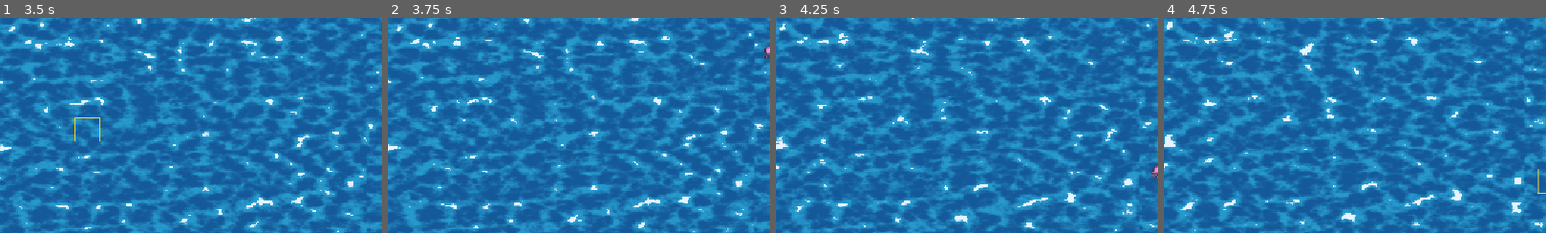
Above: before the commit, frames 1-4 (left to right).
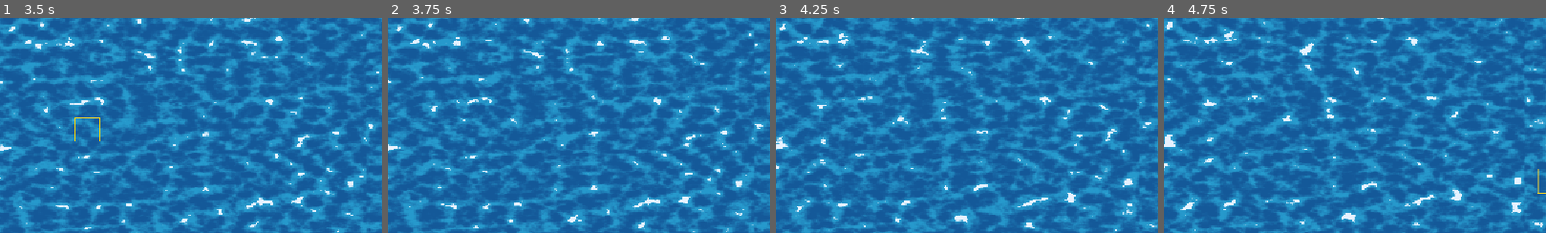
Above: after the commit, the same moments.

Repository: LeoTengAMao/GameJam2026
Game: Godot game, scene res://Tscn/menu.tscn
Same seed, same stepped clock (60 frames per second), same inputs: the game is played once before the commit and once after it.
Inputs (mouse positions are % of the whole screen's width and height, from its top left):
- Up to frame 1 (3.5 s): click "Start" at 0.5 s; tap Enter at 1.25 s; move the mouse to (72, 45) at 1.27 s; hold D 1.28-2.03 s; click (72, 45) at 1.42 s; move the mouse to (30, 55) at 2.02 s; hold S 2.03-2.78 s; move the mouse to (60, 28) at 2.77 s; hold D from 2.78 s (still down)
- Up to frame 2 (3.75 s): move the mouse to (45, 70) at 3.52 s; release D at 3.53 s; hold W from 3.53 s (still down); click (45, 70) at 3.67 s
- Up to frame 3 (4.25 s): keep holding W
- Up to frame 4 (4.75 s): move the mouse to (100, 36) at 4.27 s; release W at 4.28 s; hold A from 4.28 s (still down); click (100, 36) at 4.42 s
The pictures show only the part of the screen within x 50-100%, y 0-50%; the shares and areas given below are measured in that part.

Frame 1 is identical in both runs. In frame 2, less than 0.1% of the frame differs, in the area x 98-100%, y 12-20%; in frame 3, less than 0.1%, in the area x 98-100%, y 68-75%; in frame 4, nothing differs.

Commit message:
feat: random generate monster

Diff:
--- a/Script/Monster.gd
+++ b/Script/Monster.gd
@@ -128,7 +128,18 @@
 	add_to_group("monsters")
 	_reserve_cell(grid_pos)
 	generation += 1
+
+	if is_node_ready():
+		_update_visuals()
+	else:
+		ready.connect(_update_visuals, CONNECT_ONE_SHOT)
+
 	on_generate.emit()
+
+func _update_visuals() -> void:
+	if sprite:
+		sprite.play(animation_map[type])
+		sprite.scale = scale_map[type]
 
 func _exit_tree():
 	_release_cell(grid_pos)
--- a/Script/Monster/MonsterGenerator.gd
+++ b/Script/Monster/MonsterGenerator.gd
@@ -3,6 +3,10 @@
 
 ## 每隔幾秒生成一次石頭
 @export var spawn_interval: float = 2.0
+
+@export var jellyfishWeight : int
+@export var starfishWeight : int
+@export var octopusWeight : int
 
 ## 拖入你的 RockPool 節點 (型態為 Node 或特定類別)
 @export var monster_pool: MonsterPool
@@ -24,10 +28,31 @@
 
 
 func _on_timer_tick() -> void:
-	_spawn_one_monster()
+	print(Phase.getPhase())
+	if Phase.getPhase() > 1:
+		_spawn_one_monster()
+
+func get_random_type() -> Monster.MonsterType:
+	var total = starfishWeight + jellyfishWeight + octopusWeight
+	if total == 0:
+		return Monster.MonsterType.JELLYFISH
+
+	var chance = randi() % total
+	print("總權重: ", total, " | 隨機點: ", chance)
+
+	if chance < starfishWeight:
+		return Monster.MonsterType.STARFISH
+	chance -= starfishWeight
+
+	if chance < jellyfishWeight:
+		return Monster.MonsterType.JELLYFISH
+	chance -= jellyfishWeight
+
+	return Monster.MonsterType.OCTOPUS
 
 func _spawn_one_monster() -> void:
 	# 在 GDScript 中，可以直接用 Autoload 的全域名稱 GenerateManager
 	# 如果沒有值，GDScript 的方法通常會回傳 null
 	var pos = Vector2i(35, 0)# map_manager.get_ocean_side_land_position()
-	monster_pool.spawn_monster_by_grid_pos(pos, Monster.MonsterType.JELLYFISH, 1, 1, 1, 1)
+
+	monster_pool.spawn_monster_by_grid_pos(pos, get_random_type(), 1, 1, 1, 1)
--- a/Script/phase.gd
+++ b/Script/phase.gd
@@ -1,11 +1,18 @@
 extends Node
 
-@export var phase1_time : int;
-@export var phase2_time : int;
-@export var phase3_time : int;
+@export var phase1_seconds : float = 10.0
+@export var phase2_seconds : float = 20.0
+@export var phase3_seconds : float = 30.0
+
+var start_time : int = 0
+
+func _ready() -> void:
+	start_time = Time.get_ticks_msec()
 
 func getPhase() -> int:
-	if Time.get_ticks_usec() > phase3_time: return 4
-	if Time.get_ticks_usec() > phase2_time: return 3
-	if Time.get_ticks_usec() > phase1_time: return 2
+	var due_time_msec = Time.get_ticks_msec() - start_time
+
+	if due_time_msec > phase3_seconds * 1000: return 4
+	if due_time_msec > phase2_seconds * 1000: return 3
+	if due_time_msec > phase1_seconds * 1000: return 2
 	return 1
--- a/Tscn/MapManager.tscn
+++ b/Tscn/MapManager.tscn
@@ -23,6 +23,7 @@
 [ext_resource type="PackedScene" uid="uid://6kycchqdqhc5" path="res://Tscn/Monster.tscn" id="14_mea6k"]
 [ext_resource type="PackedScene" uid="uid://b503cvkerelo2" path="res://Tscn/DebugMenu.tscn" id="16_djb5y"]
 [ext_resource type="Script" uid="uid://b5sumgxy2pibl" path="res://Script/BackgroundController.gd" id="16_erlml"]
+[ext_resource type="Script" uid="uid://clmwdgoli04oq" path="res://Script/phase.gd" id="24_b5v2i"]
 
 [sub_resource type="TileSetAtlasSource" id="TileSetAtlasSource_0x2nf"]
 texture = ExtResource("10_kkvg3")
@@ -411,7 +412,9 @@
 
 [node name="MonsterGenerator" type="Node" parent="." unique_id=444276619 node_paths=PackedStringArray("monster_pool", "map_manager")]
 script = ExtResource("14_fxjfw")
-spawn_interval = null
+jellyfishWeight = 10
+starfishWeight = 5
+octopusWeight = 5
 monster_pool = NodePath("../MonsterPool")
 map_manager = NodePath("..")
 metadata/_custom_type_script = "uid://3fqndhasy1mx"
@@ -430,3 +433,9 @@
 grow_vertical = 2
 mouse_filter = 2
 script = ExtResource("16_erlml")
+
+[node name="Node" type="Node" parent="." unique_id=191327838]
+script = ExtResource("24_b5v2i")
+phase1_time = 5000
+phase2_time = 10000
+phase3_time = 15000
